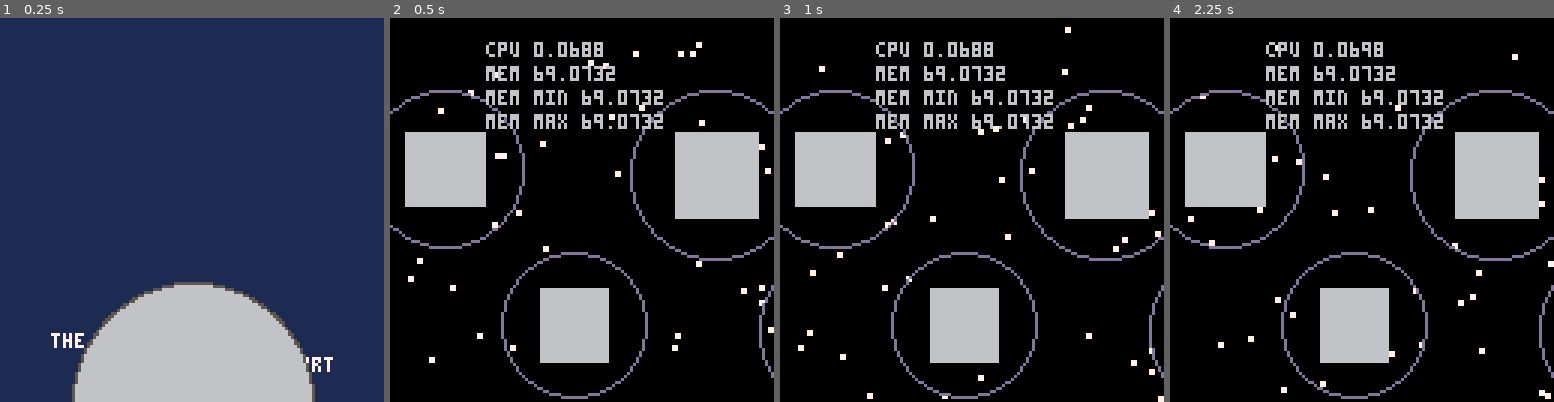
Above: before the commit, frames 1-4 (left to right).
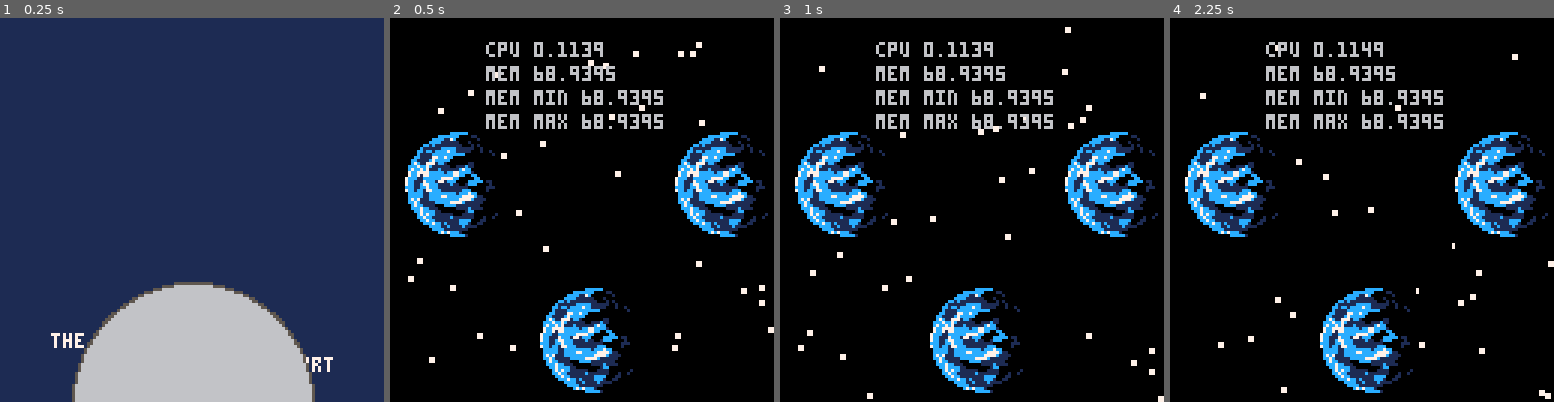
Above: after the commit, the same moments.

Repository: woofers/discord-jam-2
Game: PICO-8 cartridge discord-jam-2.p8
Same seed, same stepped clock (60 frames per second), same inputs: the game is played once before the commit and once after it.
Inputs:
- Up to frame 1 (0.25 s): no input
- Up to frame 2 (0.5 s): tap X (X key) at 0.33 s
- Up to frame 3 (1 s): tap O (Z key) at 0.7 s
- Up to frame 4 (2.25 s): tap X (X key) at 1.07, 1.85 s; hold Right 1.6-2.1 s; tap O (Z key) at 1.7, 2.1 s; hold Up from 2.15 s (still down)

Frame 1 is identical in both runs. In frame 2, 18% of the frame differs, in the area x 0-100%, y 6-100%; in frame 3, 18%; in frame 4, 18%.

Commit message:
Add draw_planet method

Diff:
--- a/discord-jam-2.p8
+++ b/discord-jam-2.p8
@@ -320,8 +320,11 @@
 end
 
 function planet:render(dt)
-   draw_rectangle(self.x, self.y, self.width, self.height, 6)
-   circle(self.x, self.y, self.width, self.height, max(self.width, self.height), 13)
+   draw_planet(self.x, self.y)
+end
+
+function draw_planet(x, y)
+   spr(12, x, y, 4, 5)
 end
 
 
